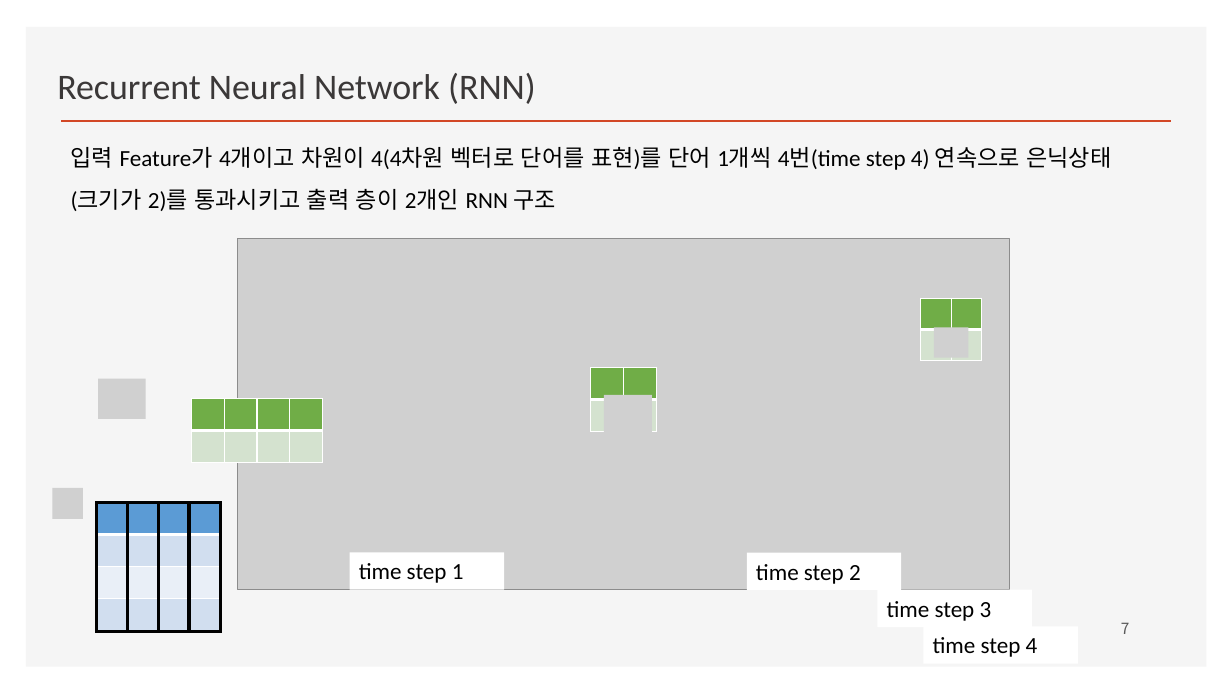
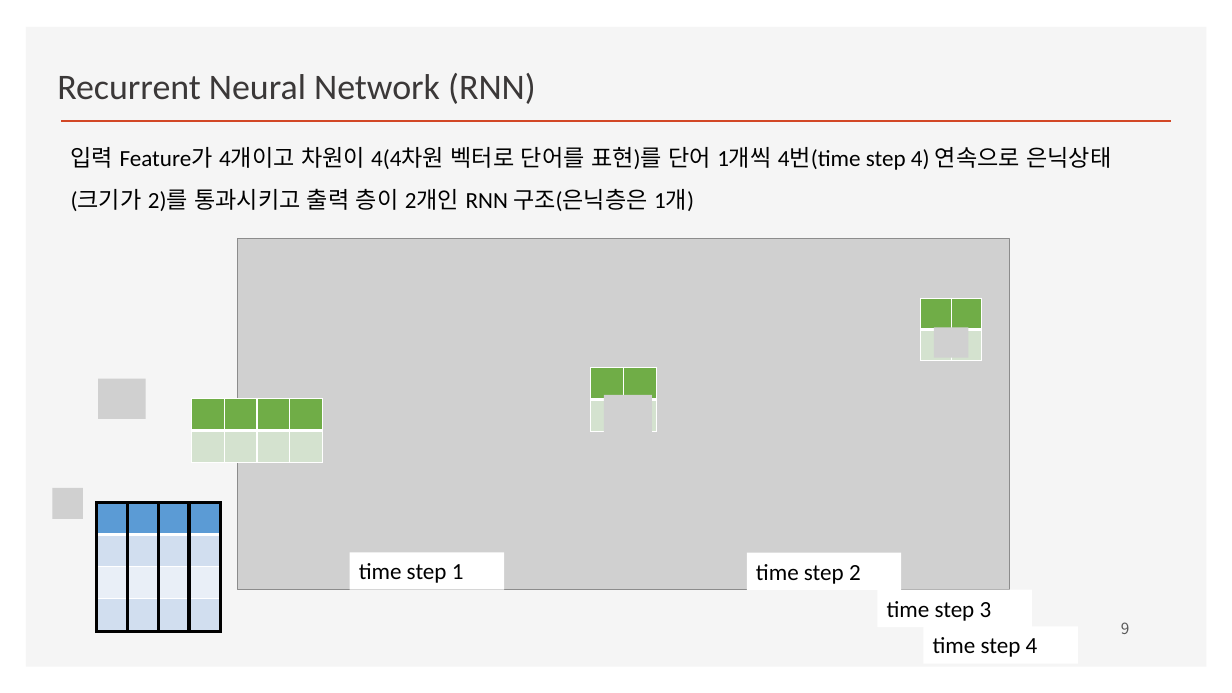
Before and after one commit to ancestor9/2026_Fall_Deep-Learning-with-Python, a slide deck: slide 9 of RNN/RNN.pptx (slide 7 before the commit). Drawn at 1232x693 pixels with LibreOffice and Linux fonts; fonts in the diff are those of the drawing; grey boxes stand for pictures; background and template pictures are left out. Boxes give left, top, right and bottom in pixels: in the first picture for what was removed or moved away, otherwise in the second. Text is boxed around its words. In the diff, an @@ line names an element or a change of style, - is before the commit and + after.

```diff
--- a/RNN/RNN.pptx
+++ b/RNN/RNN.pptx
@@ text at (71, 147, 1111, 211): text changed @@
-입력 Feature가 4개이고 차원이 4(4차원 벡터로 단어를 표현)를 단어 1개씩 4번(time step 4) 연속으로 은닉상태(크기가 2)를 통과시키고 출력 층이 2개인 RNN 구조
+입력 Feature가 4개이고 차원이 4(4차원 벡터로 단어를 표현)를 단어 1개씩 4번(time step 4) 연속으로 은닉상태(크기가 2)를 통과시키고 출력 층이 2개인 RNN 구조(은닉층은 1개)
@@ page number at (1121, 622, 1130, 634): text changed @@
-7
+9
```
Also in this commit, not shown: 2 other slides changed, 3 slides added.
